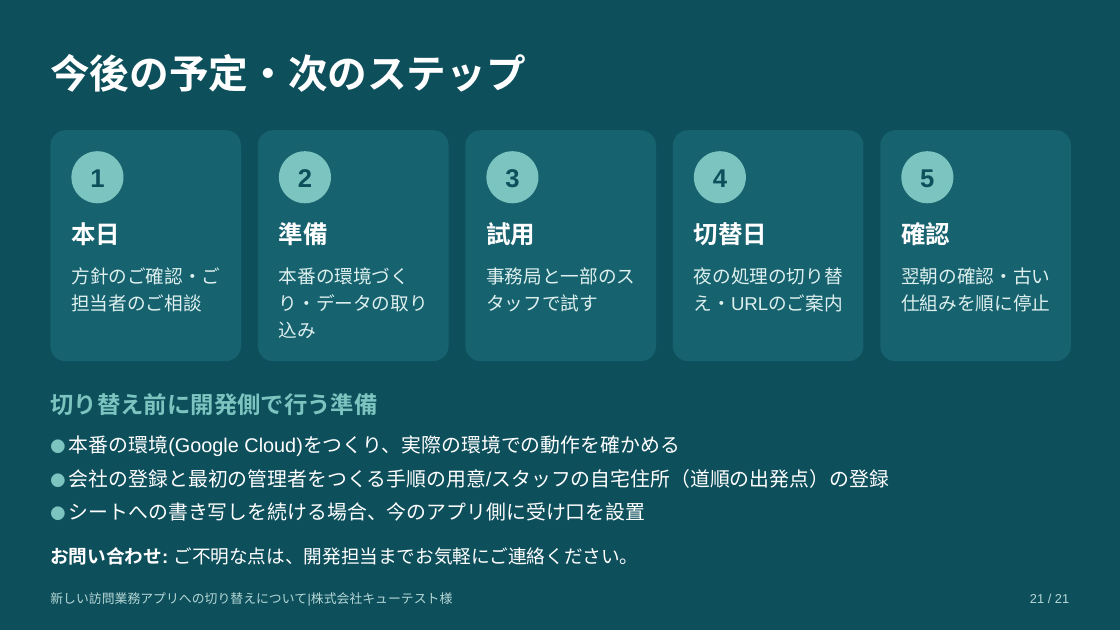
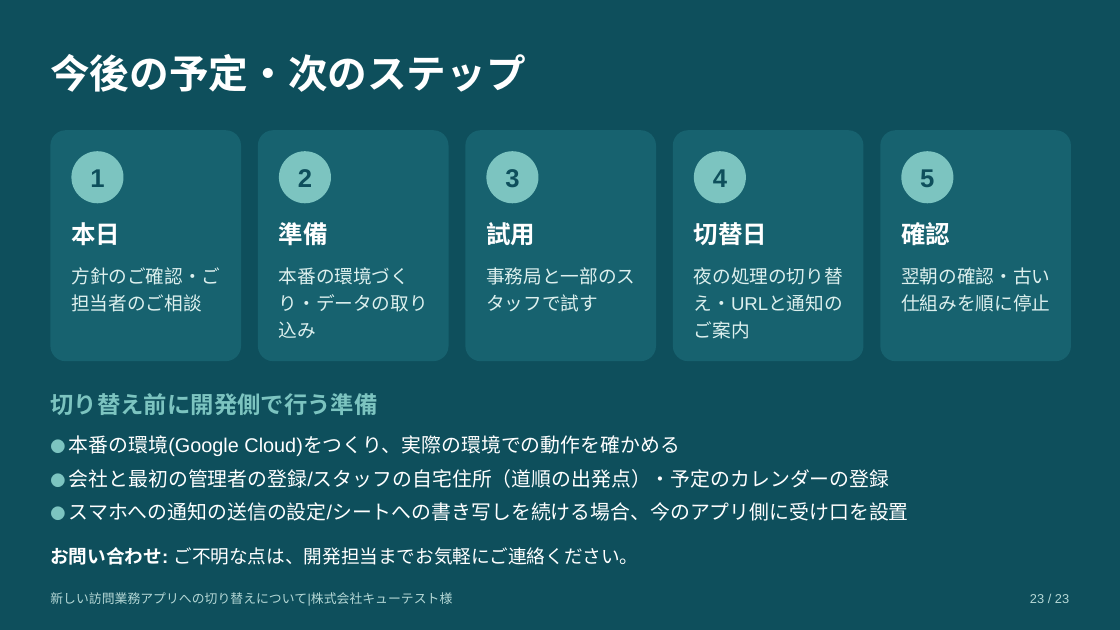
Before and after one commit to katahimo-dev/katahimo-app, a slide deck: slide 23 of doc/partner/新アプリ切替のご説明_キューテスト様.pptx (slide 21 before the commit). Drawn at 1120x630 pixels with LibreOffice and Linux fonts; fonts in the diff are those of the drawing. Boxes give left, top, right and bottom in pixels: in the first picture for what was removed or moved away, otherwise in the second. Text is boxed around its words. In the diff, an @@ line names an element or a change of style, - is before the commit and + after.

```diff
--- a/doc/partner/新アプリ切替のご説明_キューテスト様.pptx
+++ b/doc/partner/新アプリ切替のご説明_キューテスト様.pptx
@@ text at [694, 267, 843, 311]: text changed @@
-夜の処理の切り替え・URLのご案内
+夜の処理の切り替え・URLと通知のご案内
@@ text at [69, 469, 909, 521]: text changed @@
-● 会社の登録と最初の管理者をつくる手順の用意/スタッフの自宅住所（道順の出発点）の登録
-● シートへの書き写しを続ける場合、今のアプリ側に受け口を設置
+● 会社と最初の管理者の登録/スタッフの自宅住所（道順の出発点）・予定のカレンダーの登録
+● スマホへの通知の送信の設定/シートへの書き写しを続ける場合、今のアプリ側に受け口を設置
@@ text at [1030, 594, 1069, 603]: text changed @@
-21 / 21
+23 / 23
```
Also in this commit, not shown: 19 other slides changed, 2 slides added, 4 other files.
